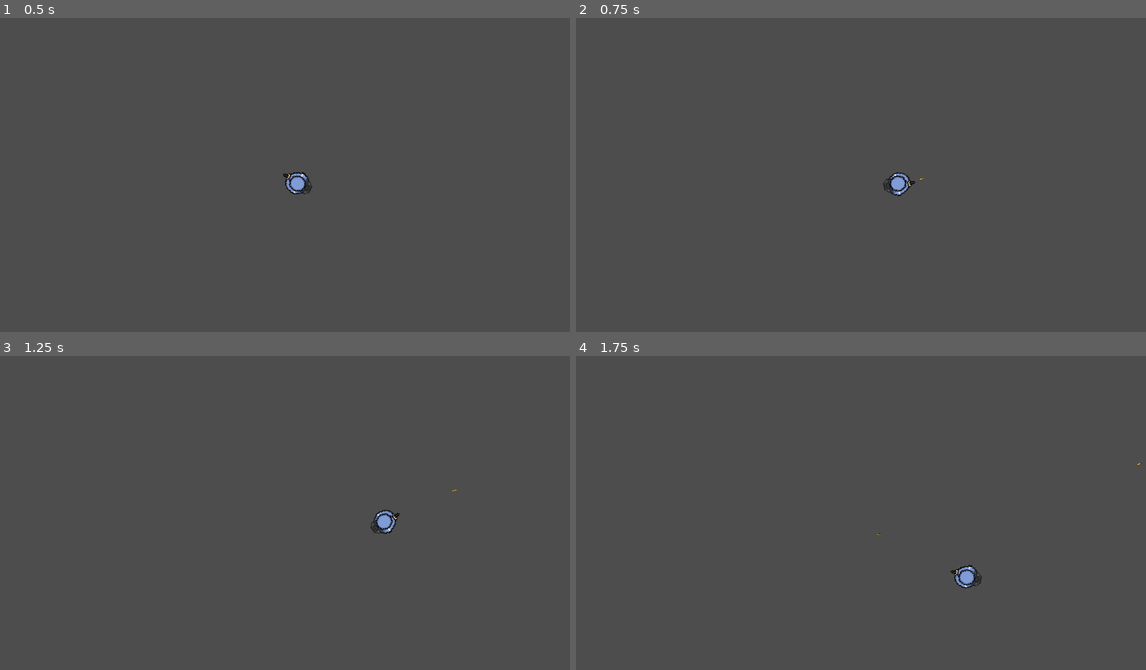
Above: before the commit, frames 1-4 (two rows, left to right).
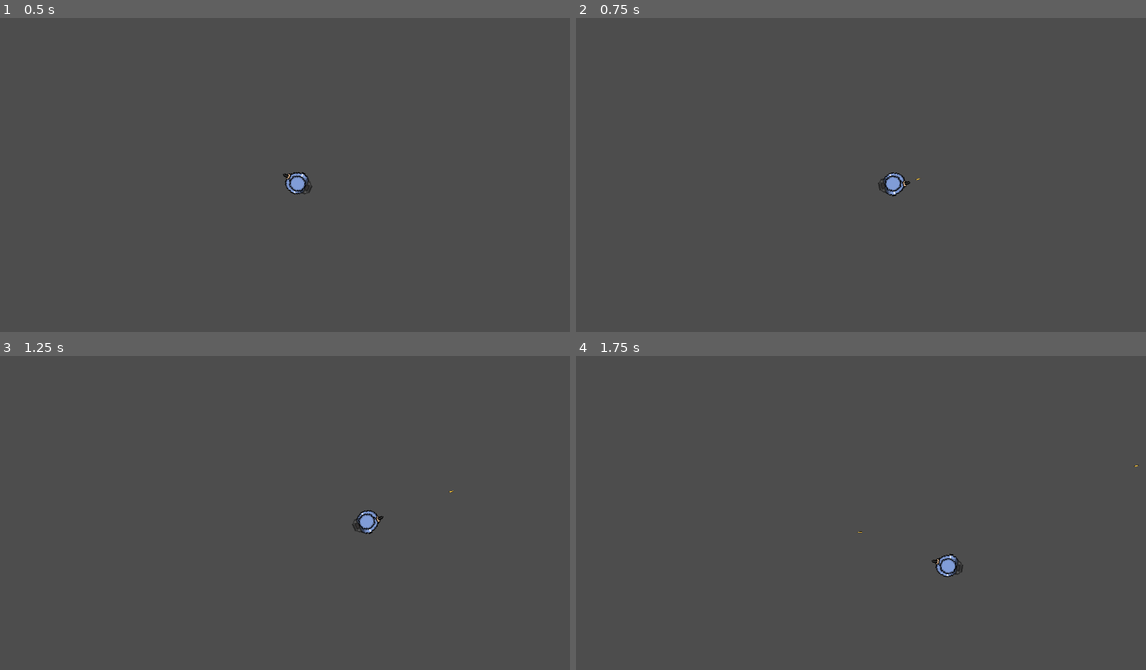
Above: after the commit, the same moments.

Repository: babeszino/Counterfeit
Game: Godot game, scene res://scenes and scripts/main.tscn
Two runs of this game, one before a commit and one after it. Both use one fixed random seed, a clock stepped at 60 frames per second and the inputs below.
Inputs (mouse positions are in pixels of both pictures, inside the frame that each line leads up to):
- Up to frame 1 (0.5 s): no input
- Up to frame 2 (0.75 s): tap Enter at 0.5 s; move the mouse to (986, 162) at 0.52 s; hold D (right) from 0.53 s (still down); click (986, 162) at 0.6 s
- Up to frame 3 (1.25 s): keep holding D (right)
- Up to frame 4 (1.75 s): move the mouse to (747, 531) at 1.27 s; release D (right) at 1.28 s; hold S (down) from 1.28 s (still down); click (747, 531) at 1.35 s

Frame 1 is identical in both runs. In frame 2, 0.3% of the frame differs, in the area x 52-62%, y 48-57%; in frame 3, 0.4%; in frame 4, 0.5%, in the area x 49-100%, y 34-75%.

Commit message:
v0.2
-changed player movement speed from 250 to 200

Diff:
--- a/scenes and scripts/player.gd
+++ b/scenes and scripts/player.gd
@@ -1,7 +1,7 @@
 extends CharacterBody2D
 
 @export var Bullet: PackedScene
-@export var speed: float = 250.0
+@export var speed: float = 200.0
 
 @onready var end_of_gun = $EndOfGun
 
